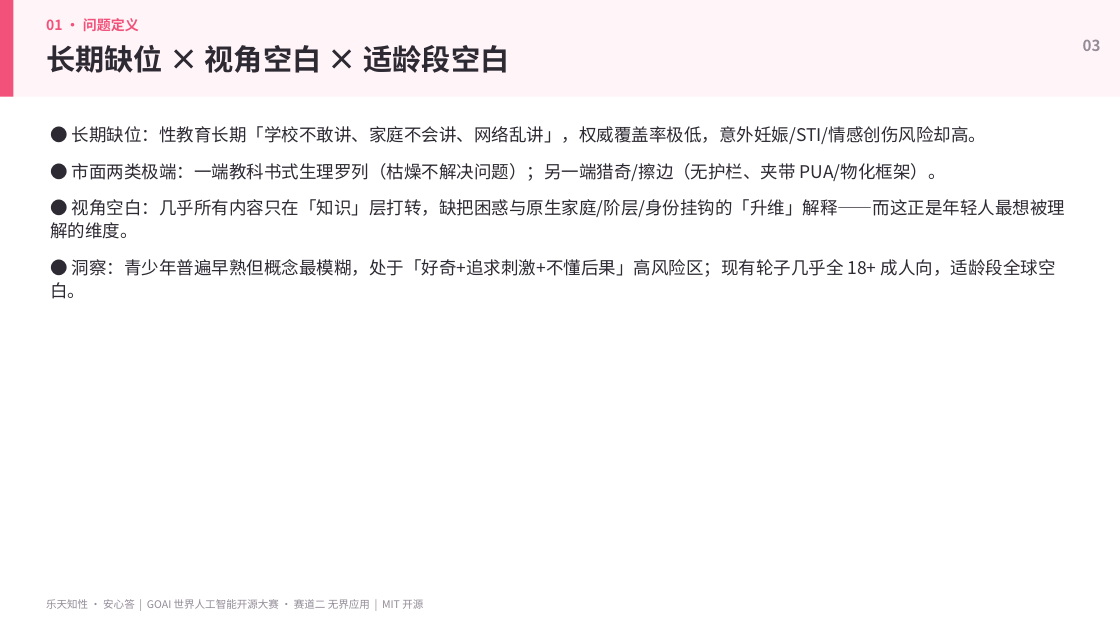
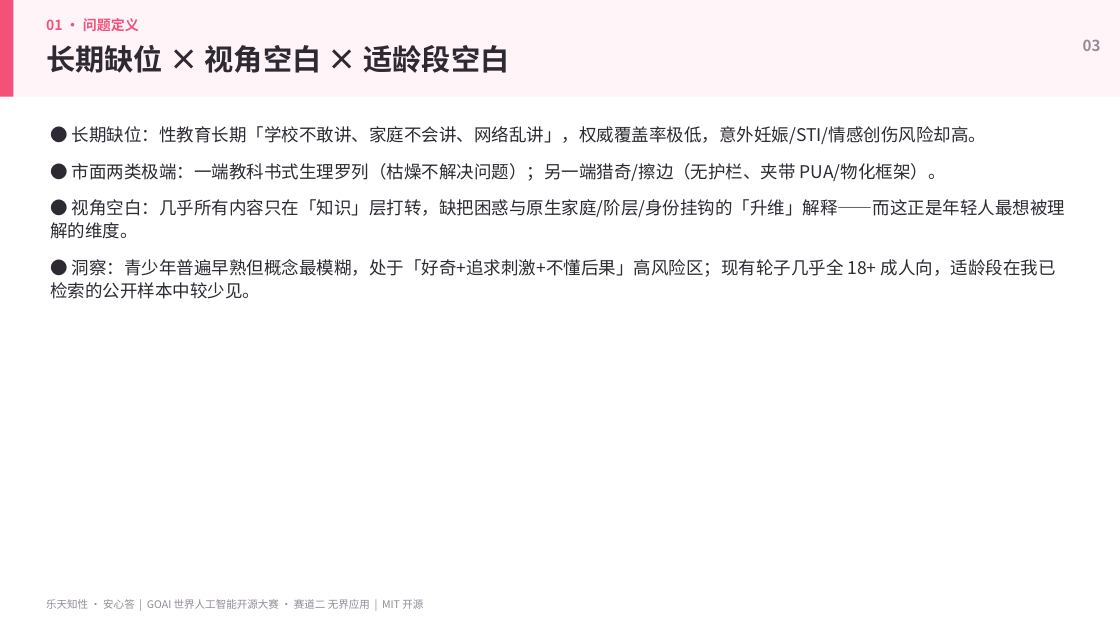
Before and after one commit to mlx969/-Finn, a slide deck: slide 3 of presentation.pptx. Drawn at 1120x630 pixels with LibreOffice and Linux fonts; fonts in the diff are those of the drawing. Boxes give left, top, right and bottom in pixels: in the first picture for what was removed or moved away, otherwise in the second. Text is boxed around its words. In the diff, an @@ line names an element or a change of style, - is before the commit and + after.

```diff
--- a/presentation.pptx
+++ b/presentation.pptx
@@ text at bbox=[50, 259, 1056, 299]: text changed @@
-● 洞察：青少年普遍早熟但概念最模糊，处于「好奇+追求刺激+不懂后果」高风险区；现有轮子几乎全 18+ 成人向，适龄段全球空白。
+● 洞察：青少年普遍早熟但概念最模糊，处于「好奇+追求刺激+不懂后果」高风险区；现有轮子几乎全 18+ 成人向，适龄段在我已检索的公开样本中较少见。
```
Also in this commit, not shown: 12 other slides changed, 24 other files.
